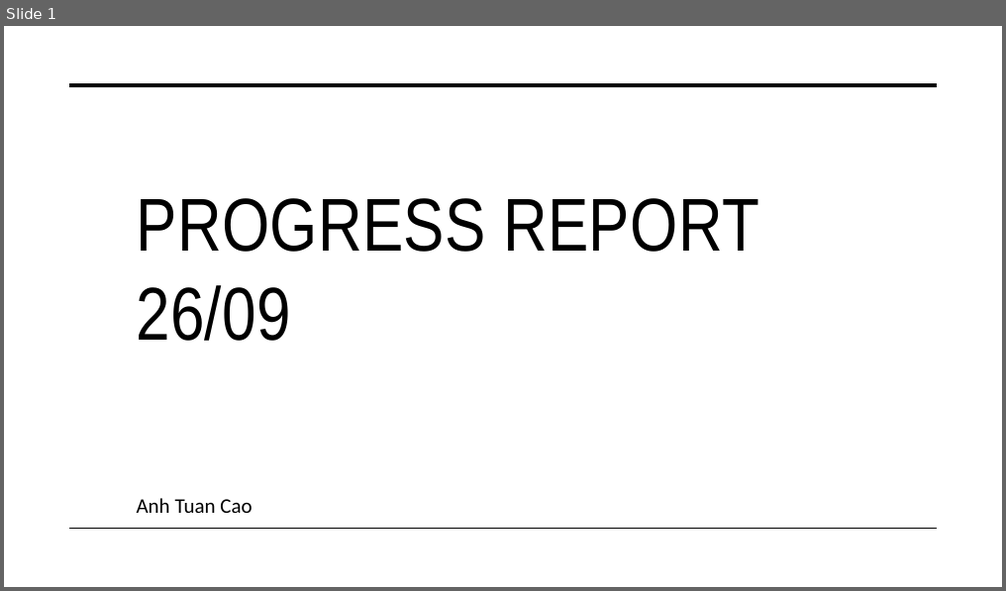
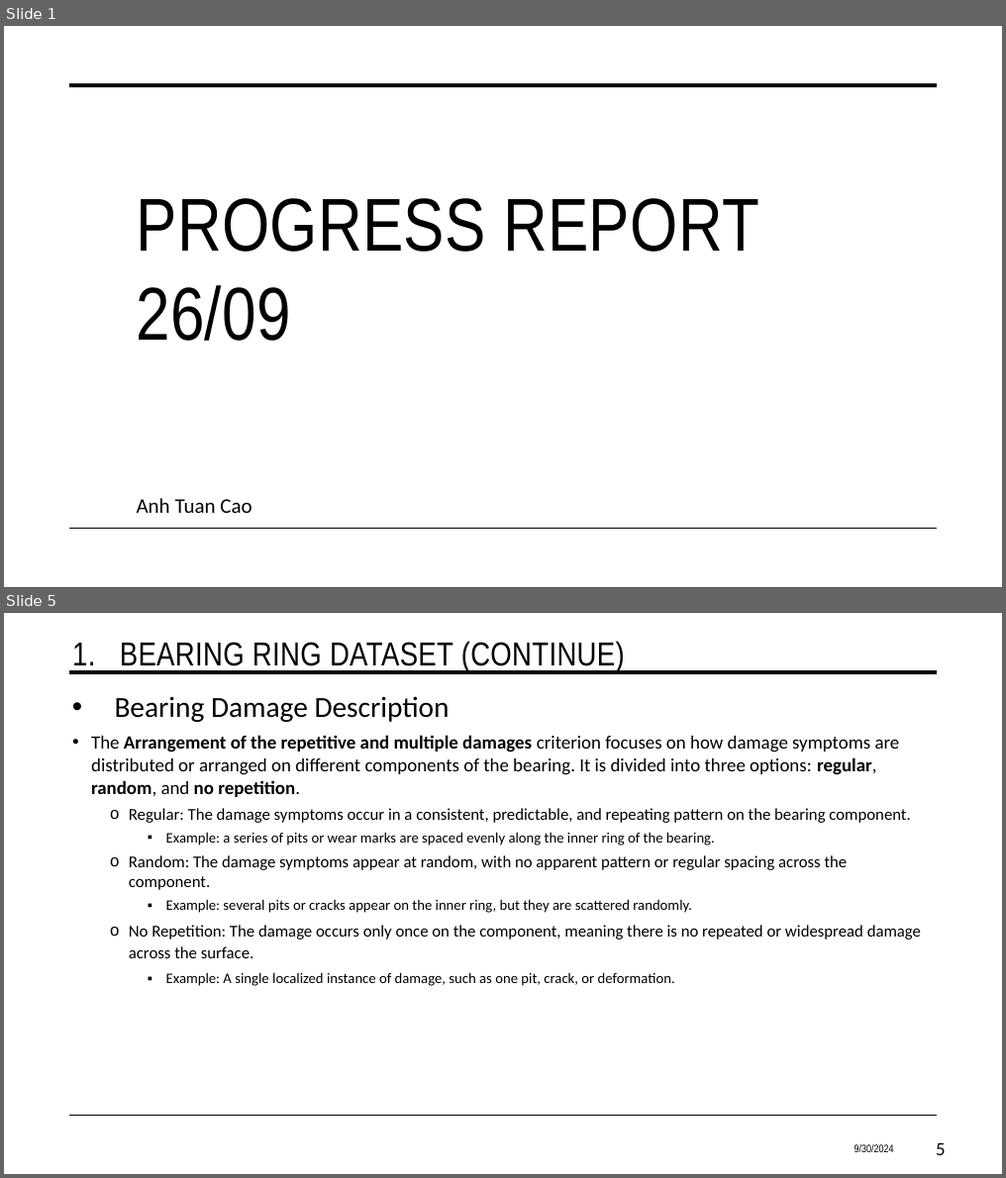
Before and after one commit to CaoTuan749/DLProject_1, a slide deck: Documentation/Presentation 3.pptx. Shown one above the other, each under a label of ours: slide 1 before the commit, slides 1 and 5 after it; the slides between them are not shown. The pictures are 1006x591 and 1006x1178 pixels, drawn with LibreOffice and Linux fonts; fonts in the diff are those of the drawing. Boxes give left, top, right and bottom in pixels: in the first picture for what was removed or moved away, otherwise in the second. Text is boxed around its words. In the diff, an @@ line names an element or a change of style, - is before the commit and + after.

```diff
--- a/Documentation/Presentation 3.pptx
+++ b/Documentation/Presentation 3.pptx
@@ slide 5 added at box(4, 613, 1002, 1174), background #FFFFFF; not listed: 2 template elements that a slide beside it also shows @@
@@ title added at box(72, 641, 625, 672), 32 pt, text #000000 @@
+1. BEARING RING DATASET (CONTINUE)
@@ text added at box(115, 696, 450, 722), 28 pt, text #000000 @@
+• Bearing Damage Description
@@ text added at box(91, 735, 921, 986), 16 pt, text #000000 @@
+• The Arrangement of the repetitive and multiple damages criterion focuses on how damage symptoms are distributed or arranged on different components of the bearing. It is divided into three options: regular, random, and no repetition.
+  o Regular: The damage symptoms occur in a consistent, predictable, and repeating pattern on the bearing component.
+    ▪ Example: a series of pits or wear marks are spaced evenly along the inner ring of the bearing.
+  o Random: The damage symptoms appear at random, with no apparent pattern or regular spacing across the component.
+    ▪ Example: several pits or cracks appear on the inner ring, but they are scattered randomly.
+  o No Repetition: The damage occurs only once on the component, meaning there is no repeated or widespread damage across the surface.
+    ▪ Example: A single localized instance of damage, such as one pit, crack, or deformation.
@@ text added at box(854, 1145, 894, 1153), 10.5 pt, text #000000 @@
+9/30/2024
@@ page number added at box(936, 1144, 945, 1156), 18 pt, text #000000 @@
+5
```
Also in this commit, not shown: 36 slides changed, 7 other slides added.
